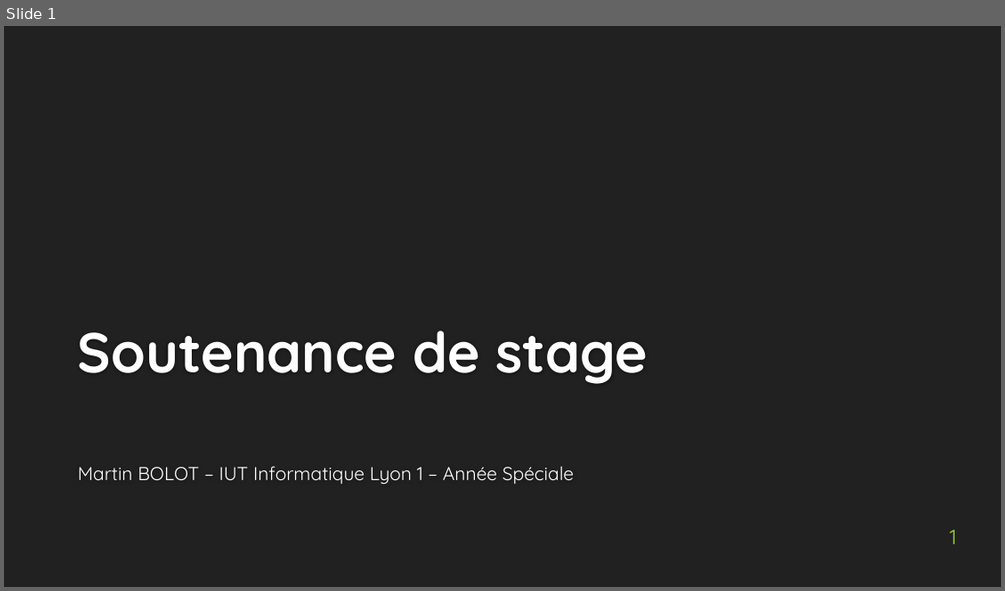
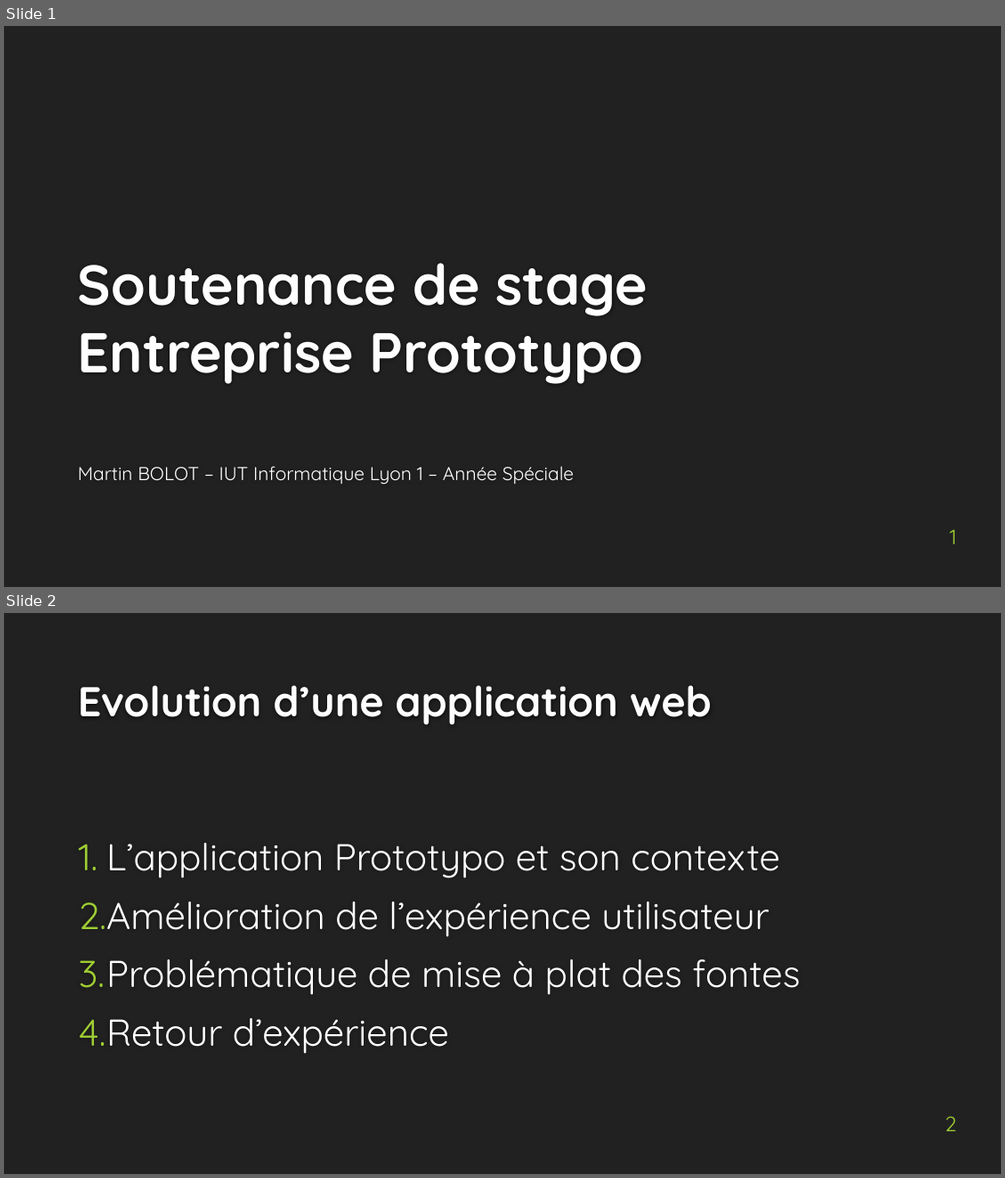
Before and after one commit to MartinBolot/Cours-IUT-Lyon1, a slide deck: Stage/Soutenance/presentation_soutenance.pptx. Shown one above the other, each under a label of ours: slide 1 before the commit, slides 1 and 2 after it. The pictures are 1005x591 and 1005x1178 pixels, drawn with LibreOffice and Linux fonts; fonts in the diff are those of the drawing; background and template pictures are left out. Boxes give left, top, right and bottom in pixels: in the first picture for what was removed or moved away, otherwise in the second. Text is boxed around its words. In the diff, an @@ line names an element or a change of style, - is before the commit and + after.

```diff
--- a/Stage/Soutenance/presentation_soutenance.pptx
+++ b/Stage/Soutenance/presentation_soutenance.pptx
@@ slide 2 added at [4,613,1001,1174], background #212121 @@
@@ title added at [78,685,712,725], 40 pt, text #FEFEFE, bold @@
+Evolution d’une application web
@@ text added at [79,843,800,1054], 36 pt, text #FFFFFF @@
+1. L’application Prototypo et son contexte
+2. Amélioration de l’expérience utilisateur
+3. Problématique de mise à plat des fontes
+4. Retour d’expérience
@@ page number added at [945,1116,956,1131], 20 pt, text #9ECD33 @@
+2
@@ slide 1 changed as well @@
@@ title at [78,263,647,384]: text changed @@
-Soutenance de stage
+Soutenance de stage
+Entreprise Prototypo
```
Also in this commit, not shown: 1 other slide changed, 5 other slides added, 1 slide removed, 3 other files.
